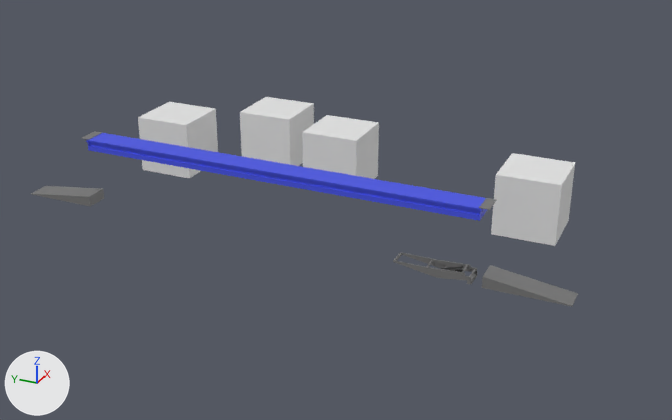
Before and after pictures for a commit that changed the Blender file SourceModels/Ravaglioli 835.blend.
One viewpoint serves both versions: a camera (50 mm lens) standing at (-21.82, -12.32, 12.74) and looking at (3.63, -0.87, 0.02). Every picture has the same lights, and +X, +Y and +Z are marked at lower left.

In view in the first picture: 'LaneConnectorLeftBack', 'LaneConnectorLeftFront', 'LeftMainLane', 'aminationPlayerTrigger', 'vehicleTrigger', 'workShopPlayerTrigger', 'workShopVehicleTrigger'.
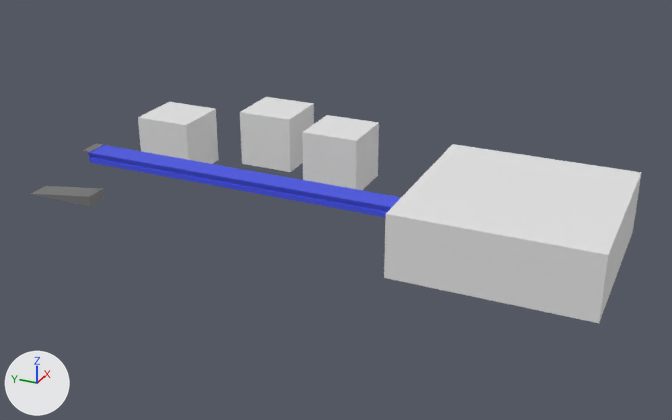
Where the change shows, as pixel boxes (x1, y1, x2, y2) in the pictures (672 x 420 px):
'aminationPlayerTrigger', mesh rescaled, moved (205% wider, 91% taller)
    before: (491, 153, 575, 246)
    after: (384, 144, 642, 323)
'LeftMainLane', moved
    before: (86, 133, 487, 221)
    after: (88, 145, 401, 218)
'CoverLeftFront', moved
    before: (82, 131, 102, 140)
    after: (83, 144, 103, 152)
'CoverLeftFront.001', moved (not visible afterwards)
    before: (479, 198, 497, 212)
'LaneConnectorLeftFront', unchanged, covered by the edit
    before: (482, 265, 578, 307)

What the commit changed:
me_cube_106 has 8 vertices, 6 faces and spans x -1.0..1.0, y -1.0..1.0, z -1.0..1.0.
me_cube_106 is used by ob_aminationplayertrigger; parent ob_function; location (5.0, -7.0, 1.0).
me_cube_106 part 1: the whole mesh is scaled about its middle by (3, 3, 1).
Object 'LeftMainLane' (ob_leftmainlane) moves from (0.0, 0.0, 2.205) to (0.0, 0.0, 1.78).
Object 'aminationPlayerTrigger' (ob_aminationplayertrigger) moves from (5.0, -7.0, 1.0) to (3.0, -7.0, 1.0).
